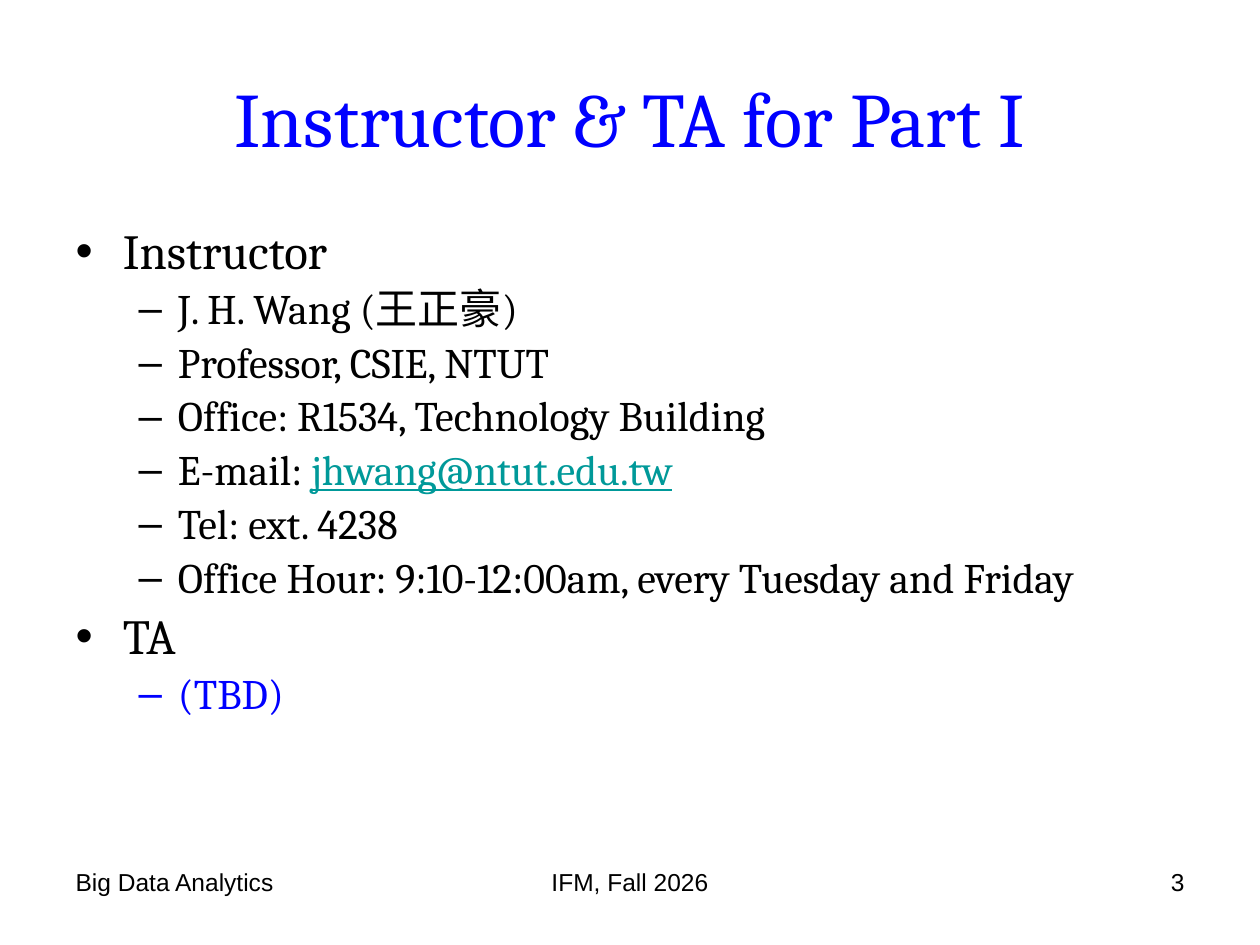
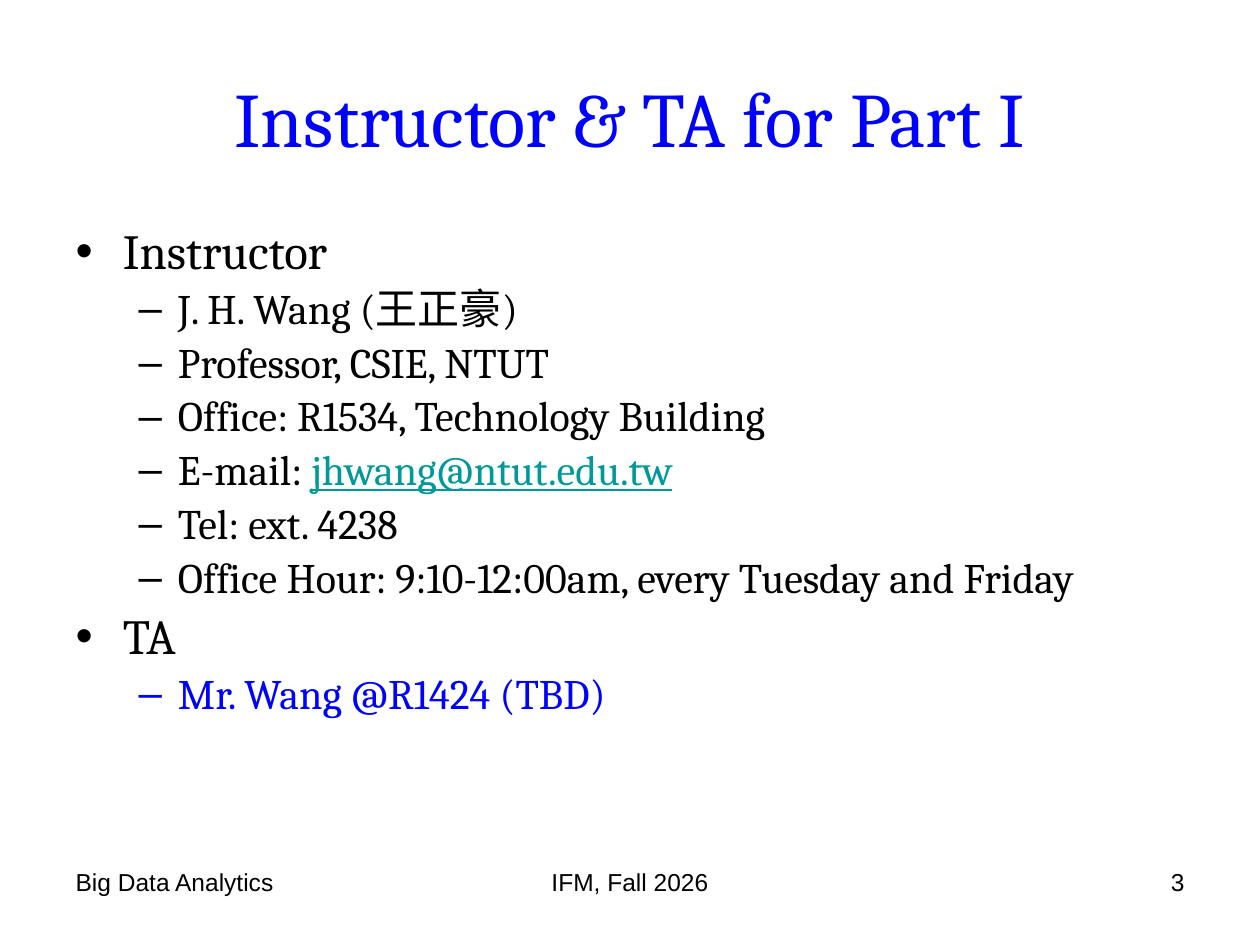
Before and after one commit to chriswjh/chriswjh.github.io, a slide deck: slide 3 of BDA_IFM/00-overview.pptx. Drawn at 1260x945 pixels with LibreOffice and Linux fonts; fonts in the diff are those of the drawing. Boxes give left, top, right and bottom in pixels: in the first picture for what was removed or moved away, otherwise in the second. Text is boxed around its words. In the diff, an @@ line names an element or a change of style, - is before the commit and + after.

```diff
--- a/BDA_IFM/00-overview.pptx
+++ b/BDA_IFM/00-overview.pptx
@@ text at bbox=[178, 679, 606, 719]: text changed @@
-  – (TBD)
+  – Mr. Wang @R1424 (TBD)
```
Also in this commit, not shown: 1 other slide changed.
